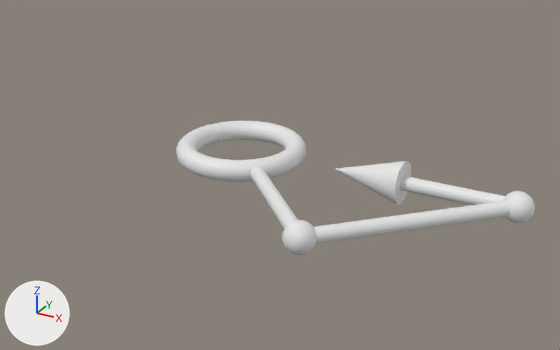
The OBJ model Assets/Modules/Azure/Assets/Arrows/Arrow-136.obj as it was, and as the next commit left it.
Rendered twice from a 50 mm camera at (2.8, -4.5, 2.11) aimed at (0.39, -0.13, -0.07). Lighting does not change. The marker at lower left points along +X, +Y and +Z. Where no turn or scale is listed for an object, it has been applied to the vertices. Vertices at the same position are counted once.

Objects in the first picture: 'Arrow-136'.
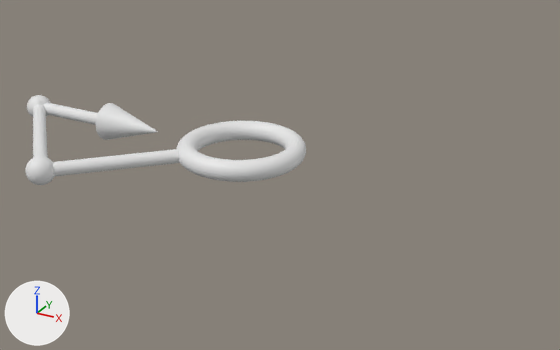
Pixel boxes [x1, y1, x2, y2] of what changed, in the pictures (560 x 350 px; the box of a moved part takes in the faces that stretch with it):
'Arrow-136', reshaped (22% narrower, 33% shorter): before [176, 121, 535, 255]; after [25, 95, 306, 185]
part 1 of me_arrow_136, moved or reshaped: before [251, 166, 510, 244]; after [33, 104, 180, 176]
part 2 of me_arrow_136, moved or reshaped: before [400, 176, 505, 205]; after [43, 103, 98, 125]
part 3 of me_arrow_136, moved or reshaped: before [336, 161, 411, 205]; after [96, 103, 158, 140]
part 4 of me_arrow_136, added: after [25, 156, 54, 185]
part 5 of me_arrow_136, added: after [27, 95, 51, 117]
part 6 of me_arrow_136, deleted: before [503, 191, 535, 223]
part 7 of me_arrow_136, deleted: before [282, 220, 317, 255]

The change in detail:
me_arrow_136 is used by ob_arrow_136; location (0.0, 0.0, 0.0).
me_arrow_136 had 3267 vertices, 3143 faces and spanned x -0.47..2.1, y -1.1..0.47, z -0.15..0.15.
me_arrow_136 now has 3265 vertices, 3143 faces and spans x -2.1..0.47, y -1.1..0.47, z -0.15..0.15.
me_arrow_136 part 1: the loose piece of 126 vertices spanning x 0.25..2.04, y -1.04..0.04, z -0.05..0.05 is turned -180 degrees about the y axis through the mesh origin.
me_arrow_136 part 2: the loose piece of 64 vertices spanning x 1.0..2.0, y -0.05..0.05, z -0.05..0.05 is turned -180 degrees about the y axis through the mesh origin.
me_arrow_136 part 3: the loose piece of 33 vertices spanning x 0.75..1.25, y -0.15..0.15, z -0.15..0.15 is turned 180 degrees about the y axis through the mesh origin.
me_arrow_136 part 4: a new loose piece of 1009 vertices spanning x -1.1..-0.9, y -1.1..-0.9, z -0.1..0.1.
me_arrow_136 part 5: a new loose piece of 1009 vertices spanning x -2.1..-1.9, y -0.1..0.1, z -0.1..0.1.
me_arrow_136 part 6: the loose piece of 1010 vertices spanning x 1.9..2.1, y -0.1..0.1, z -0.1..0.1 is deleted.
me_arrow_136 part 7: the loose piece of 1010 vertices spanning x 0.9..1.1, y -1.1..-0.9, z -0.1..0.1 is deleted.
